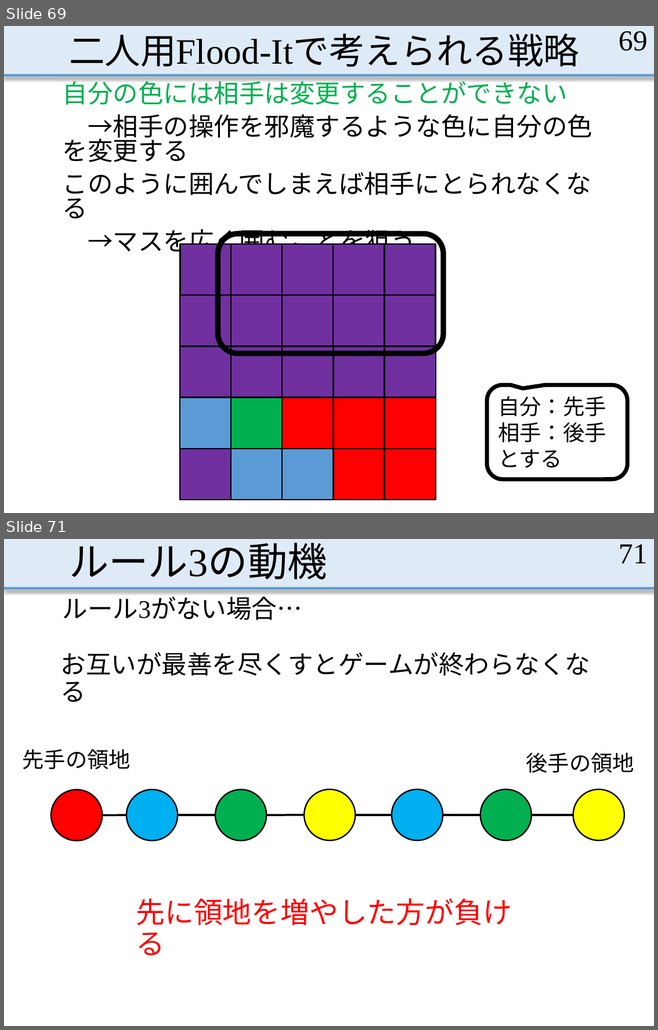
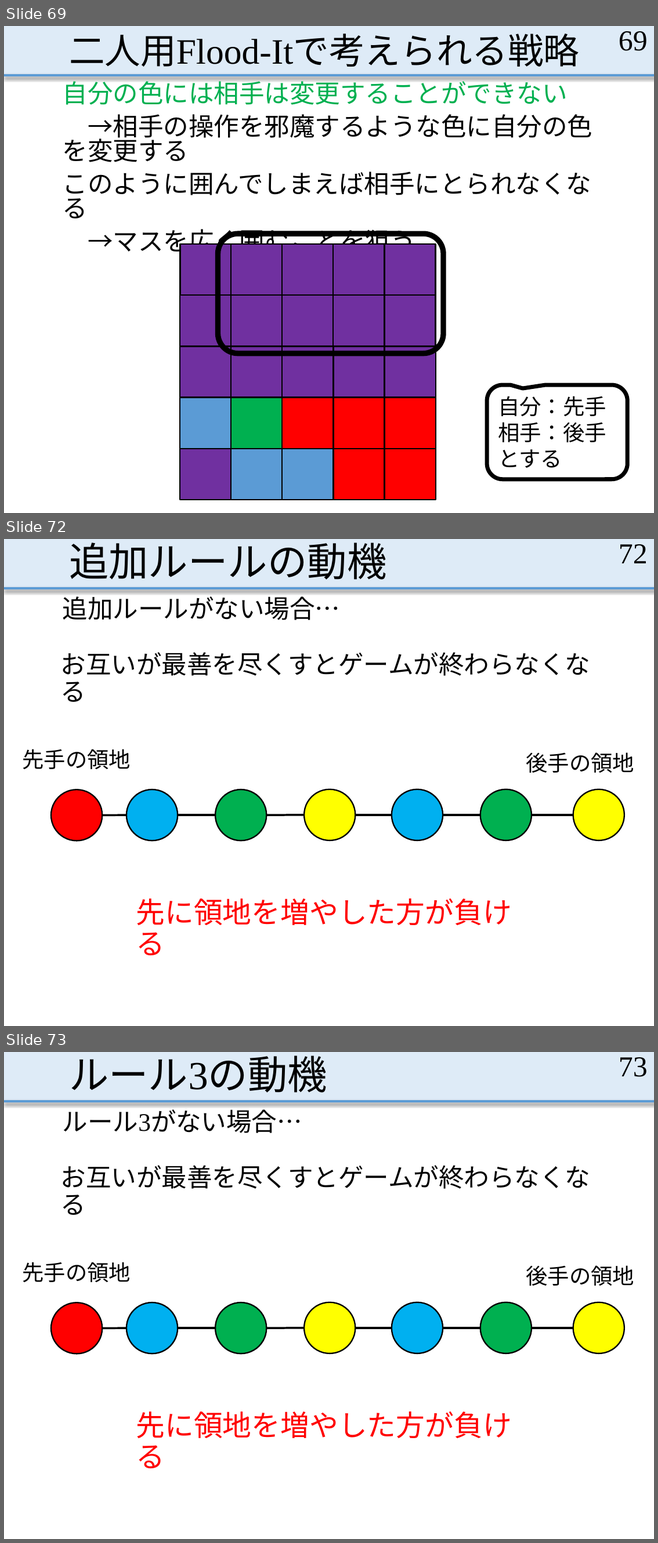
Before and after one commit to MasayaOda/SR, a slide deck: 181210oda.pptx. Shown one above the other, each under a label of ours: slides 69 and 71 before the commit, slides 69, 72 and 73 after it; the slides between them are not shown. The pictures are 658x1030 and 658x1543 pixels, drawn with LibreOffice and Linux fonts; fonts in the diff are those of the drawing. Boxes give left, top, right and bottom in pixels: in the first picture for what was removed or moved away, otherwise in the second. Text is boxed around its words. In the diff, an @@ line names an element or a change of style, - is before the commit and + after.

```diff
--- a/181210oda.pptx
+++ b/181210oda.pptx
@@ slide 72 added at bbox=[4, 539, 654, 1026], background #FFFFFF; not listed: 2 template elements that a slide beside it also shows @@
@@ title added at bbox=[69, 542, 386, 580], 44 pt, text #000000 @@
+追加ルールの動機
@@ page number added at bbox=[618, 544, 647, 563], 32 pt, text #000000 @@
+72
@@ text added at bbox=[63, 592, 340, 620], 28 pt, text #000000 @@
+追加ルールがない場合…
@@ text added at bbox=[61, 652, 590, 702], 28 pt, text #000000 @@
+お互いが最善を尽くすとゲームが終わらなくなる
@@ text added at bbox=[22, 749, 130, 769], 24 pt, text #000000 @@
+先手の領地
@@ text added at bbox=[525, 752, 634, 773], 24 pt, text #000000 @@
+後手の領地
@@ ellipse added at bbox=[51, 790, 102, 841], fill #FF0000, outline #000000 1.5 pt @@
@@ ellipse added at bbox=[126, 790, 177, 841], fill #00B0F0, outline #000000 1.5 pt @@
@@ ellipse added at bbox=[215, 790, 266, 841], fill #00B050, outline #000000 1.5 pt @@
@@ ellipse added at bbox=[304, 789, 355, 841], fill #FFFF00, outline #000000 1.5 pt @@
@@ ellipse added at bbox=[391, 789, 442, 841], fill #00B0F0, outline #000000 1.5 pt @@
@@ ellipse added at bbox=[480, 789, 531, 841], fill #00B050, outline #000000 1.5 pt @@
@@ ellipse added at bbox=[573, 789, 625, 841], fill #FFFF00, outline #000000 1.5 pt @@
@@ line added from (102, 815) to (126, 815), #000000 2.25 pt @@
@@ line added from (177, 815) to (215, 815), #000000 2.25 pt @@
@@ line added from (266, 815) to (304, 815), #000000 2.25 pt @@
@@ line added from (355, 815) to (391, 815), #000000 2.25 pt @@
@@ line added from (442, 815) to (480, 815), #000000 2.25 pt @@
@@ line added from (531, 815) to (573, 815), #000000 2.25 pt @@
@@ text added at bbox=[136, 899, 511, 955], 32 pt, text #FF0000 @@
+先に領地を増やした方が負ける
@@ what was slide 71 is now slide 73 @@
@@ page number at bbox=[618, 1057, 647, 1077]: text changed @@
-71
+73
```
Also in this commit, not shown: 1 slide changed, 2 other slides added, 1 slide removed, 3 other files.
